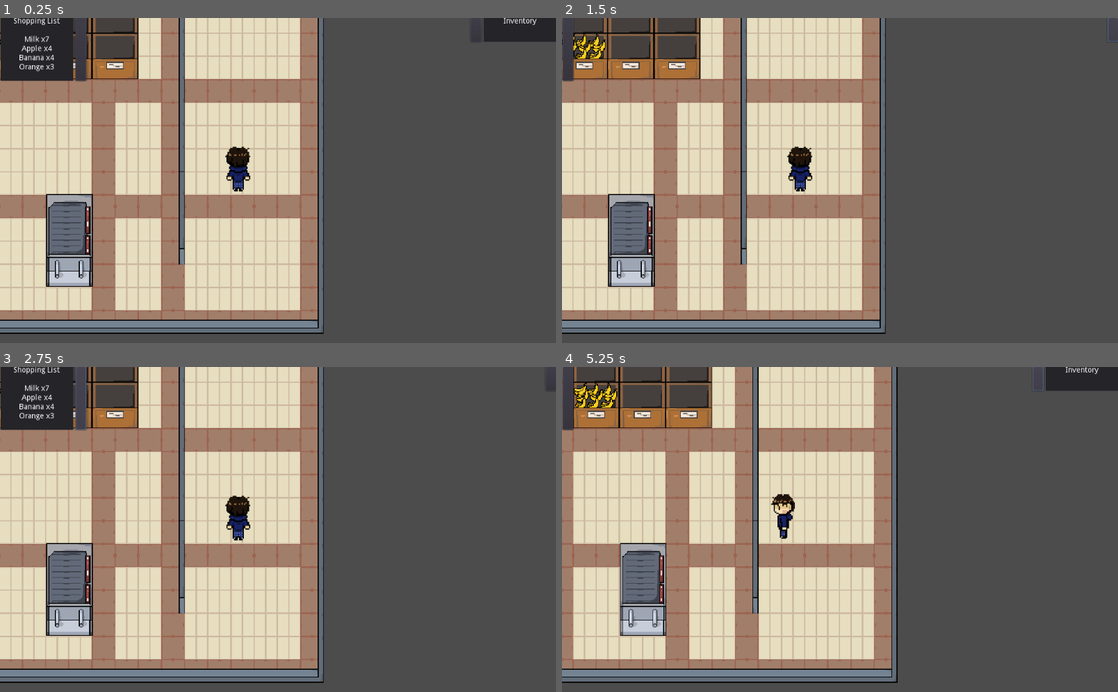
Above: before the commit, frames 1-4 (two rows, left to right).
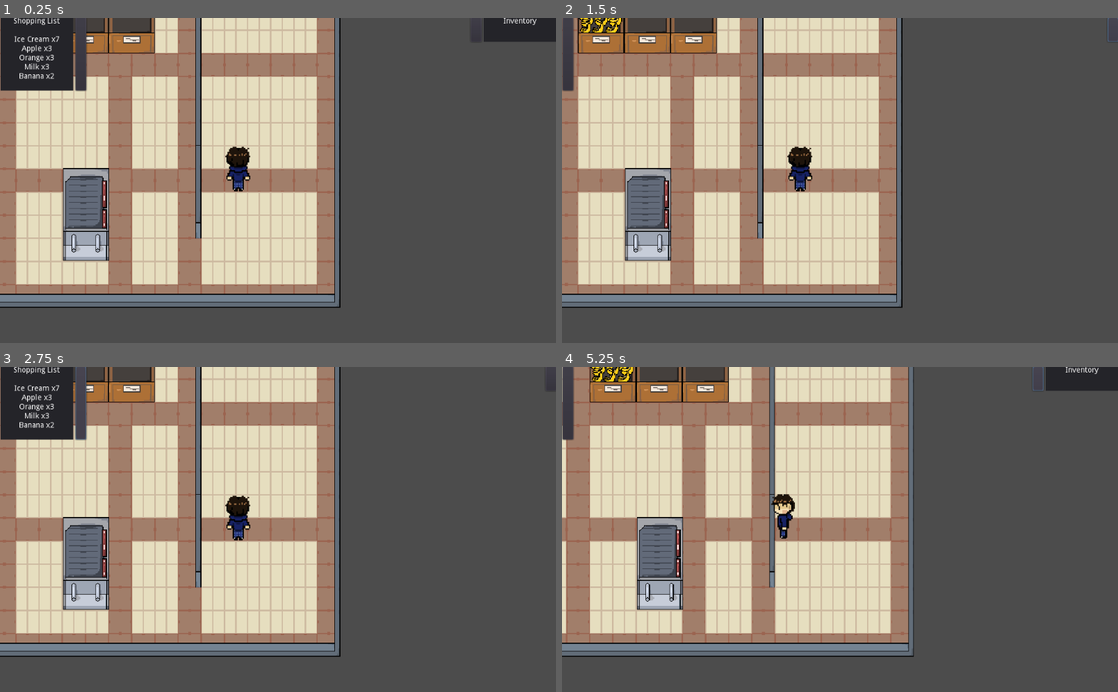
Above: after the commit, the same moments.

Repository: ygda-org/summer23
Game: Godot game, scene res://Areas/World.tscn
Two runs of this game, one before a commit and one after it. Both use one fixed random seed, a clock stepped at 60 frames per second and the inputs below.
Inputs (mouse positions are in pixels of both pictures, inside the frame that each line leads up to; where the layout moved, square brackets give the same spot in the first picture):
- Up to frame 1 (0.25 s): no input
- Up to frame 2 (1.5 s): click (645, 53) [645, 50] at 0.5 s; click (1040, 31) at 1.25 s
- Up to frame 3 (2.75 s): click (5, 402) [5, 399] at 2 s
- Up to frame 4 (5.25 s): click (1112, 380) at 2.75 s; click (645, 402) [645, 399] at 3.5 s; click (1040, 380) at 4.25 s; tap Enter at 5 s; hold A (a) from 5.03 s (still down)

The runs differ from the first frame. In frame 1, 42% of the frame differs, in the area x 0-62%, y 0-98%; in frame 2, 44%; in frame 3, 42%; in frame 4, 45%, in the area x 0-64%, y 0-98%.

Commit message:
minor edits + fixed label display

Diff:
--- a/Areas/World.tscn
+++ b/Areas/World.tscn
@@ -10,6 +10,7 @@
 [ext_resource path="res://environment/wallTileset.tres" type="TileSet" id=8]
 [ext_resource path="res://food scenes/emptyBin.tscn" type="PackedScene" id=9]
 [ext_resource path="res://Carts/SpawnArea.tscn" type="PackedScene" id=10]
+[ext_resource path="res://food scenes/Ice Cream.tscn" type="PackedScene" id=11]
 
 [node name="World" type="Node2D"]
 
@@ -26,7 +27,7 @@
 margin_bottom = 530.0
 
 [node name="Player" parent="." instance=ExtResource( 3 )]
-position = Vector2( 737, 364 )
+position = Vector2( 714, 400 )
 
 [node name="Ground" type="TileMap" parent="."]
 z_index = -1
@@ -40,6 +41,9 @@
 cell_size = Vector2( 32, 32 )
 format = 1
 tile_data = PoolIntArray( 131072, 3, 0, 131073, 4, 0, 131074, 4, 0, 131075, 4, 0, 131076, 4, 0, 131077, 4, 0, 131078, 5 …(1794 unchanged characters)…
+
+[node name="Ice Cream" parent="." instance=ExtResource( 11 )]
+position = Vector2( 761, 74 )
 
 [node name="Foods" type="Node2D" parent="."]
 position = Vector2( 141, 323 )
@@ -92,7 +96,8 @@
 position = Vector2( 307, 124 )
 
 [node name="Milk" parent="Foods" instance=ExtResource( 6 )]
-position = Vector2( 508, -236 )
+position = Vector2( 496, -257 )
+z_index = 1
 
 [node name="Banana" parent="Foods" instance=ExtResource( 1 )]
 position = Vector2( 243, -130 )
--- a/Checkout.tscn
+++ b/Checkout.tscn
@@ -4,7 +4,7 @@
 [ext_resource path="res://Checkout.gd" type="Script" id=2]
 
 [sub_resource type="RectangleShape2D" id=1]
-extents = Vector2( 31.5, 63.375 )
+extents = Vector2( 31.5, 43.5 )
 
 [sub_resource type="RectangleShape2D" id=2]
 extents = Vector2( 33.5, 62.5 )
@@ -19,7 +19,7 @@
 [node name="StaticBody2D" type="StaticBody2D" parent="."]
 
 [node name="CollisionShape2D" type="CollisionShape2D" parent="StaticBody2D"]
-position = Vector2( 0.5, 0.375 )
+position = Vector2( 0.5, -19.5 )
 shape = SubResource( 1 )
 
 [node name="Area2D" type="Area2D" parent="."]
--- a/Player.tscn
+++ b/Player.tscn
@@ -153,7 +153,7 @@
 
 [node name="Player" type="KinematicBody2D"]
 position = Vector2( 48, 14 )
-z_index = 1
+z_index = 2
 script = ExtResource( 2 )
 
 [node name="CollisionShape2D" type="CollisionShape2D" parent="."]
--- a/SelectedFruit.gd
+++ b/SelectedFruit.gd
@@ -2,7 +2,7 @@
 
 #var currentFruit
 var numFruits = int(randf() * 20) + 10
-var fruitList = ["Apple", "Banana", "Orange", "Milk"]
+var fruitList = ["Apple", "Banana", "Orange", "Milk", "Ice Cream"]
 var curDict = {}
 # Declare member variables here. Examples:
 # var a = 2
--- a/wall.tscn
+++ b/environment/wall.tscn
@@ -7,10 +7,10 @@
 extents = Vector2( 4, 16 )
 
 [sub_resource type="RectangleShape2D" id=2]
-extents = Vector2( 12, 9.25 )
+extents = Vector2( 12, 4 )
 
 [sub_resource type="RectangleShape2D" id=3]
-extents = Vector2( 16, 9.625 )
+extents = Vector2( 16, 4 )
 
 [node name="wallTileMap" type="Node2D"]
 
@@ -69,7 +69,7 @@
 position = Vector2( -329, 10 )
 
 [node name="CollisionShape2D" type="CollisionShape2D" parent="Wall2/StaticBody2D5"]
-position = Vector2( 333, -16.75 )
+position = Vector2( 333, -22 )
 shape = SubResource( 2 )
 
 [node name="Wall5" type="Sprite" parent="."]
@@ -82,7 +82,7 @@
 position = Vector2( -364, 11 )
 
 [node name="CollisionShape2D" type="CollisionShape2D" parent="Wall5/StaticBody2D6"]
-position = Vector2( 364, -17.375 )
+position = Vector2( 364, -23 )
 shape = SubResource( 3 )
 
 [node name="Wall6" type="Sprite" parent="."]
@@ -102,5 +102,5 @@
 position = Vector2( -401, 10 )
 
 [node name="CollisionShape2D" type="CollisionShape2D" parent="Wall6/StaticBody2D7"]
-position = Vector2( 397, -17 )
+position = Vector2( 397, -22 )
 shape = SubResource( 2 )
--- a/environment/wallTileset.tres
+++ b/environment/wallTileset.tres
@@ -7,10 +7,10 @@
 extents = Vector2( 4, 16 )
 
 [sub_resource type="RectangleShape2D" id=2]
-extents = Vector2( 12, 9.25 )
+extents = Vector2( 12, 4 )
 
 [sub_resource type="RectangleShape2D" id=3]
-extents = Vector2( 16, 9.625 )
+extents = Vector2( 16, 4 )
 
 [resource]
 0/name = "Wall1"
@@ -100,7 +100,7 @@
 "one_way": false,
 "one_way_margin": 1.0,
 "shape": SubResource( 2 ),
-"shape_transform": Transform2D( 1, 0, 0, 1, 20, 9.25 )
+"shape_transform": Transform2D( 1, 0, 0, 1, 20, 4 )
 } ]
 3/z_index = 0
 4/name = "Wall5"
@@ -111,8 +111,8 @@
 4/tile_mode = 0
 4/occluder_offset = Vector2( 16, 16 )
 4/navigation_offset = Vector2( 16, 16 )
-4/shape_offset = Vector2( 16, 9.625 )
-4/shape_transform = Transform2D( 1, 0, 0, 1, 16, 9.625 )
+4/shape_offset = Vector2( 16, 4 )
+4/shape_transform = Transform2D( 1, 0, 0, 1, 16, 4 )
 4/shape = SubResource( 3 )
 4/shape_one_way = false
 4/shape_one_way_margin = 1.0
@@ -121,7 +121,7 @@
 "one_way": false,
 "one_way_margin": 1.0,
 "shape": SubResource( 3 ),
-"shape_transform": Transform2D( 1, 0, 0, 1, 16, 9.625 )
+"shape_transform": Transform2D( 1, 0, 0, 1, 16, 4 )
 } ]
 4/z_index = 0
 5/name = "Wall6"
@@ -148,6 +148,6 @@
 "one_way": false,
 "one_way_margin": 1.0,
 "shape": SubResource( 2 ),
-"shape_transform": Transform2D( 1, 0, 0, 1, 12, 9 )
+"shape_transform": Transform2D( 1, 0, 0, 1, 12, 4 )
 } ]
 5/z_index = 0
--- a/food scenes/BananaHitBox.gd
+++ b/food scenes/BananaHitBox.gd
@@ -25,8 +25,9 @@
 func _on_BananaHitBox_body_entered(body):
 	if("Player" in body.name):# Replace with function body.
 		player = body
-		get_parent().find_node("Panel").visible = true
-		inreach = true
+		if(!"Empty" in get_parent().name):
+			get_parent().find_node("Panel").visible = true
+			inreach = true
 
 func _on_BananaHitBox_body_exited(body):
 	if("Player" in body.name):
--- a/food scenes/FoodParent.tscn
+++ b/food scenes/FoodParent.tscn
@@ -10,11 +10,45 @@
 
 [node name="Food" type="Node2D"]
 
+[node name="Node2D" type="Node2D" parent="."]
+z_index = 1
+
+[node name="Control" type="Control" parent="Node2D"]
+anchor_left = 0.5
+anchor_top = 0.5
+anchor_right = 0.5
+anchor_bottom = 0.5
+margin_left = -40.0
+margin_top = -10.0
+margin_right = 40.0
+margin_bottom = 32.0
+
+[node name="Panel" type="Panel" parent="Node2D/Control"]
+anchor_right = 1.0
+anchor_bottom = 1.0
+
+[node name="VBoxContainer" type="VBoxContainer" parent="Node2D/Control/Panel"]
+anchor_right = 1.0
+anchor_bottom = 1.0
+
+[node name="Name" type="Label" parent="Node2D/Control/Panel/VBoxContainer"]
+margin_right = 80.0
+margin_bottom = 14.0
+align = 1
+valign = 1
+
+[node name="Label" type="Label" parent="Node2D/Control/Panel/VBoxContainer"]
+margin_top = 18.0
+margin_right = 80.0
+margin_bottom = 32.0
+text = "E"
+align = 1
+valign = 1
+
 [node name="BananaHitBox" type="Area2D" parent="."]
 script = ExtResource( 1 )
 
 [node name="CollisionShape2D" type="CollisionShape2D" parent="BananaHitBox"]
-position = Vector2( 0, -2 )
 shape = SubResource( 2 )
 
 [node name="StaticBody2D" type="StaticBody2D" parent="."]
@@ -24,42 +58,5 @@
 position = Vector2( 0, -15 )
 shape = SubResource( 1 )
 
-[node name="Control" type="Control" parent="."]
-anchor_left = 0.5
-anchor_top = 0.5
-anchor_right = 0.5
-anchor_bottom = 0.5
-margin_left = -24.0
-margin_top = -12.0
-margin_right = 25.0
-margin_bottom = 27.0
-
-[node name="Panel" type="Panel" parent="Control"]
-anchor_right = 1.0
-anchor_bottom = 1.0
-
-[node name="VBoxContainer" type="VBoxContainer" parent="Control/Panel"]
-anchor_left = 0.5
-anchor_top = 1.0
-anchor_right = 0.5
-anchor_bottom = 1.0
-margin_left = -24.5
-margin_top = -39.0
-margin_right = 24.5
-
-[node name="Name" type="Label" parent="Control/Panel/VBoxContainer"]
-margin_right = 49.0
-margin_bottom = 14.0
-align = 1
-valign = 1
-
-[node name="Label" type="Label" parent="Control/Panel/VBoxContainer"]
-margin_top = 18.0
-margin_right = 49.0
-margin_bottom = 32.0
-text = "E"
-align = 1
-valign = 1
-
 [connection signal="body_entered" from="BananaHitBox" to="BananaHitBox" method="_on_BananaHitBox_body_entered"]
 [connection signal="body_exited" from="BananaHitBox" to="BananaHitBox" method="_on_BananaHitBox_body_exited"]
--- /dev/null
+++ b/food scenes/Ice Cream.tscn
@@ -0,0 +1,28 @@
+[gd_scene load_steps=5 format=2]
+
+[ext_resource path="res://Assets/ice cream.png" type="Texture" id=1]
+[ext_resource path="res://food scenes/FoodParent.tscn" type="PackedScene" id=2]
+
+[sub_resource type="RectangleShape2D" id=1]
+extents = Vector2( 45.5, 66.5 )
+
+[sub_resource type="RectangleShape2D" id=2]
+extents = Vector2( 39, 37.5938 )
+
+[node name="Ice Cream" instance=ExtResource( 2 )]
+z_index = 1
+
+[node name="IceCream" type="Sprite" parent="." index="0"]
+position = Vector2( 0, -11 )
+scale = Vector2( 0.75, 0.75 )
+texture = ExtResource( 1 )
+
+[node name="CollisionShape2D" parent="BananaHitBox" index="0"]
+position = Vector2( 0.5, -13.5 )
+scale = Vector2( 0.75, 0.75 )
+shape = SubResource( 1 )
+
+[node name="CollisionShape2D" parent="StaticBody2D" index="0"]
+position = Vector2( 0, -36.5938 )
+scale = Vector2( 0.75, 0.75 )
+shape = SubResource( 2 )
--- a/food scenes/Milk.tscn
+++ b/food scenes/Milk.tscn
@@ -40,24 +40,29 @@
 "
 
 [sub_resource type="RectangleShape2D" id=2]
-extents = Vector2( 45.5, 68 )
+extents = Vector2( 31, 51.5 )
 
 [sub_resource type="RectangleShape2D" id=3]
-extents = Vector2( 40, 42 )
+extents = Vector2( 29, 47.25 )
 
 [node name="Milk" instance=ExtResource( 1 )]
 
 [node name="Milk" type="Sprite" parent="." index="0"]
-position = Vector2( -1, -25 )
+position = Vector2( 0, -6 )
+scale = Vector2( 0.75, 0.75 )
 texture = ExtResource( 2 )
 
-[node name="BananaHitBox" parent="." index="1"]
+[node name="BananaHitBox" parent="." index="2"]
+position = Vector2( 1, 19 )
 script = SubResource( 1 )
 
 [node name="CollisionShape2D" parent="BananaHitBox" index="0"]
-position = Vector2( -0.5, -24 )
+position = Vector2( -1, -25.5 )
 shape = SubResource( 2 )
 
+[node name="StaticBody2D" parent="." index="3"]
+position = Vector2( 1, 18 )
+
 [node name="CollisionShape2D" parent="StaticBody2D" index="0"]
-position = Vector2( -1, -46 )
+position = Vector2( -1, -24.25 )
 shape = SubResource( 3 )
Not shown: 1 places in Areas/World.tscn that only renumber resources
Binary file added: Assets/ice cream.png
Not shown, added: Assets/ice cream.png.import
